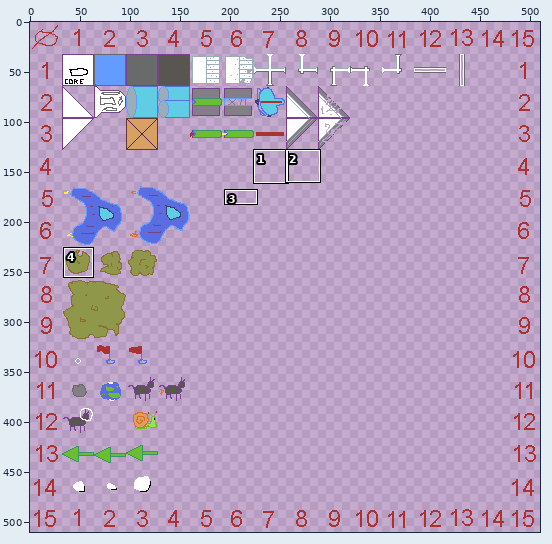
One commit to this sprite sheet: src-deploy/public/ludumDare43/images/ship-001.png. The picture above shows the old version from afar; the outline marks the close-up.
Close-up. Before the edit:
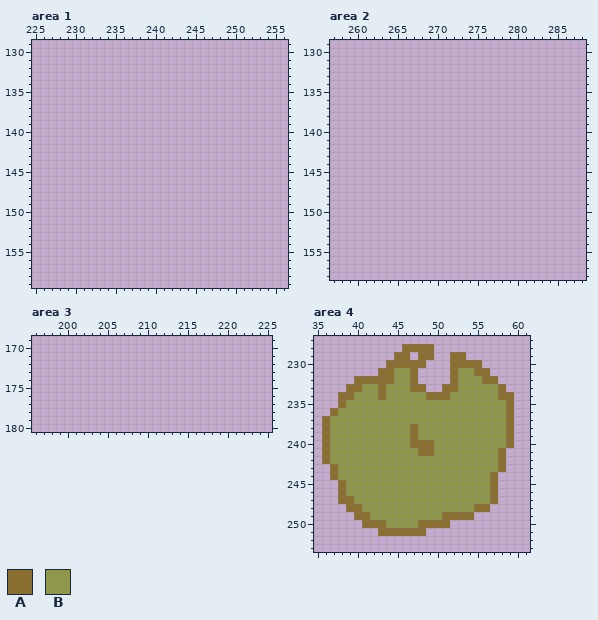
The file is 512x512 pixels. Pixels under 10% opacity are left out. Colours within 5 levels of each other are drawn and written as one. Shown: area 1: x 225..256, y 129..159; area 2: x 257..288, y 129..158; area 3: x 196..225, y 169..180; area 4: x 35..61, y 227..253. The wide view leaves out empty margins. The commit also changed other parts of the picture, which this record leaves out.
Palette (. is transparent): A #8a6f30  B #8f974a
Pixels before, area 4, first column x 36:
228 ..........AAAA..........
229 .........AA.AA..AA......
230 ........AAAAA...AAAA....
231 .......AABBA....ABBAA...
232 ....AAAAABBA....ABBBAA..
233 ...AABBABBBAA..AABBBBBA.
234 ..AABBBABBBBBAAABBBBBBAA
235 ..ABBBBBBBBBBBBBBBBBBBBA
236 .ABBBBBBBBBBBBBBBBBBBBBA
237 ABBBBBBBBBBBBBBBBBBBBBBA
238 ABBBBBBBBBBABBBBBBBBBBBA
239 ABBBBBBBBBBABBBBBBBBBBBA
240 ABBBBBBBBBBAAABBBBBBBBBA
241 ABBBBBBBBBBBAABBBBBBBBA.
242 ABBBBBBBBBBBBBBBBBBBBBA.
243 .ABBBBBBBBBBBBBBBBBBBBA.
244 .ABBBBBBBBBBBBBBBBBBBA..
245 ..ABBBBBBBBBBBBBBBBBBA..
246 ..ABBBBBBBBBBBBBBBBBBA..
247 ..AABBBBBBBBBBBBBBBBBA..
248 ...AABBBBBBBBBBBBBBAA...
249 ....AABBBBBBBBBAAAA.....
250 .....AAABBBBAAAA........
251 .......AAAAAA...........
After the commit:
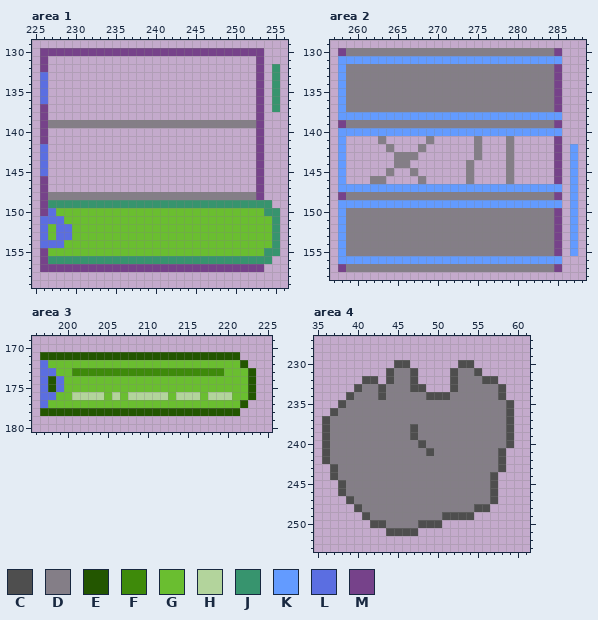
Colours new in this view: C #4e4e4e  D #847e87  E #235600  F #3e8a0a  G #6abe30  H #b3d49c  J #37946e  K #639bff  L #5b6ee1  M #76428a
Changes in this commit:
Changed rows in their new state; - is an unchanged pixel.
Area 1:
first column x 226:
130 MMMMMMMMMMMMMMMMMMMMMMMMMMMM--
131 M--------------------------M--
132 M--------------------------M-J
133 L--------------------------M-J
134 L--------------------------M-J
135 L--------------------------M-J
136 L--------------------------M-J
137 M--------------------------M-J
138 M--------------------------M--
139 MDDDDDDDDDDDDDDDDDDDDDDDDDDM--
140 M--------------------------M--
141 M--------------------------M--
142 L--------------------------M--
143 L--------------------------M--
144 L--------------------------M--
145 L--------------------------M--
146 M--------------------------M--
147 M--------------------------M--
148 MDDDDDDDDDDDDDDDDDDDDDDDDDDM--
149 MJJJJJJJJJJJJJJJJJJJJJJJJJJJJ-
150 MLGGGGGGGGGGGGGGGGGGGGGGGGGGJJ
151 LLLGGGGGGGGGGGGGGGGGGGGGGGGGGJ
152 LGLLGGGGGGGGGGGGGGGGGGGGGGGGGJ
153 LGLLGGGGGGGGGGGGGGGGGGGGGGGGGJ
154 LLLGGGGGGGGGGGGGGGGGGGGGGGGGGJ
155 MGGGGGGGGGGGGGGGGGGGGGGGGGGGJJ
156 MJJJJJJJJJJJJJJJJJJJJJJJJJJJJ-
157 MMMMMMMMMMMMMMMMMMMMMMMMMMMM--
Area 2:
first column x 258:
130 MDDDDDDDDDDDDDDDDDDDDDDDDDDM--
131 KKKKKKKKKKKKKKKKKKKKKKKKKKKK--
132 KDDDDDDDDDDDDDDDDDDDDDDDDDDM--
133 KDDDDDDDDDDDDDDDDDDDDDDDDDDM--
134 KDDDDDDDDDDDDDDDDDDDDDDDDDDM--
135 KDDDDDDDDDDDDDDDDDDDDDDDDDDM--
136 KDDDDDDDDDDDDDDDDDDDDDDDDDDM--
137 KDDDDDDDDDDDDDDDDDDDDDDDDDDM--
138 KKKKKKKKKKKKKKKKKKKKKKKKKKKK--
139 MDDDDDDDDDDDDDDDDDDDDDDDDDDM--
140 KKKKKKKKKKKKKKKKKKKKKKKKKKKK--
141 K----D-----D-----D---D-----M--
142 K-----D---D------D---D-----M-K
143 K------DDD-------D---D-----M-K
144 K------DD-------D----D-----M-K
145 K-----D--D------D----D-----M-K
146 K---DD----D-----D----D-----M-K
147 KKKKKKKKKKKKKKKKKKKKKKKKKKKK-K
148 MDDDDDDDDDDDDDDDDDDDDDDDDDDM-K
149 KKKKKKKKKKKKKKKKKKKKKKKKKKKK-K
150 KDDDDDDDDDDDDDDDDDDDDDDDDDDM-K
151 KDDDDDDDDDDDDDDDDDDDDDDDDDDM-K
152 KDDDDDDDDDDDDDDDDDDDDDDDDDDM-K
153 KDDDDDDDDDDDDDDDDDDDDDDDDDDM-K
154 KDDDDDDDDDDDDDDDDDDDDDDDDDDM-K
155 KDDDDDDDDDDDDDDDDDDDDDDDDDDM-K
156 KKKKKKKKKKKKKKKKKKKKKKKKKKKK--
157 MDDDDDDDDDDDDDDDDDDDDDDDDDDM--
Area 3:
first column x 197:
171 EEEEEEEEEEEEEEEEEEEEEEEEE--
172 LGGGGGGGGGGGGGGGGGGGGGGGGE-
173 LLGGFFFFFFFFFFFFFFFFFFFGGGE
174 LELGGGGGGGGGGGGGGGGGGGGGGGE
175 LELGGGGGGGGGGGGGGGGGGGGGGGE
176 LLGGHHHHGHGHHHHHGHHHGHHHGGE
177 LGGGGGGGGGGGGGGGGGGGGGGGGE-
178 EEEEEEEEEEEEEEEEEEEEEEEEE--
Area 4:
first column x 36:
228 ----------....----------
229 ---------..-..--..------
230 --------.CC..---.CC.----
231 -------.CDDC----CDDC.---
232 ----.CC.CDDC----CDDDCC--
233 ---.CDDCDDDCC--.CDDDDDC-
234 --.CDDDCDDDDDCCCDDDDDDC.
235 --CDDDDDDDDDDDDDDDDDDDDC
236 -CDDDDDDDDDDDDDDDDDDDDDC
237 CDDDDDDDDDDDDDDDDDDDDDDC
238 CDDDDDDDDDDCDDDDDDDDDDDC
239 CDDDDDDDDDDCDDDDDDDDDDDC
240 CDDDDDDDDDDDCDDDDDDDDDDC
241 CDDDDDDDDDDDDCDDDDDDDDC-
242 CDDDDDDDDDDDDDDDDDDDDDC-
243 -CDDDDDDDDDDDDDDDDDDDDC-
244 -CDDDDDDDDDDDDDDDDDDDC--
245 --CDDDDDDDDDDDDDDDDDDC--
246 --CDDDDDDDDDDDDDDDDDDC--
247 --.CDDDDDDDDDDDDDDDDDC--
248 ---.CDDDDDDDDDDDDDDCC---
249 ----.CDDDDDDDDDCCCC-----
250 -----.CCDDDDCCC.--------
251 -------.CCCC.-----------
Pixel boxes of the changes (left, top, right, bottom) in both close-ups:
added: (40, 48, 280, 272)
added: (338, 48, 578, 272)
added: (40, 352, 256, 416)
changed: (322, 344, 514, 536)
